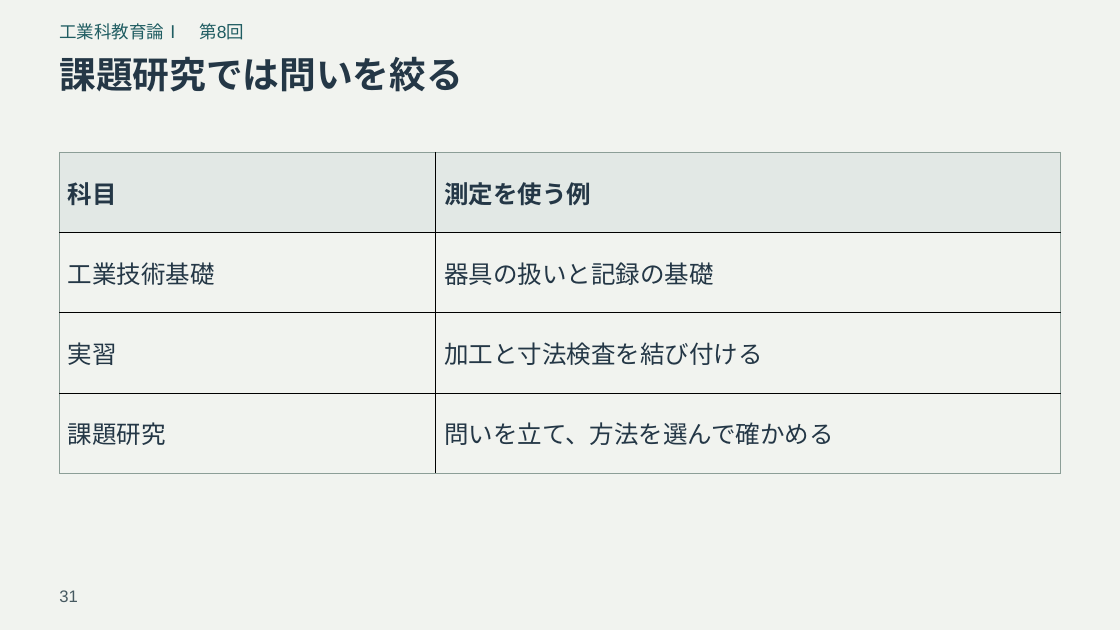
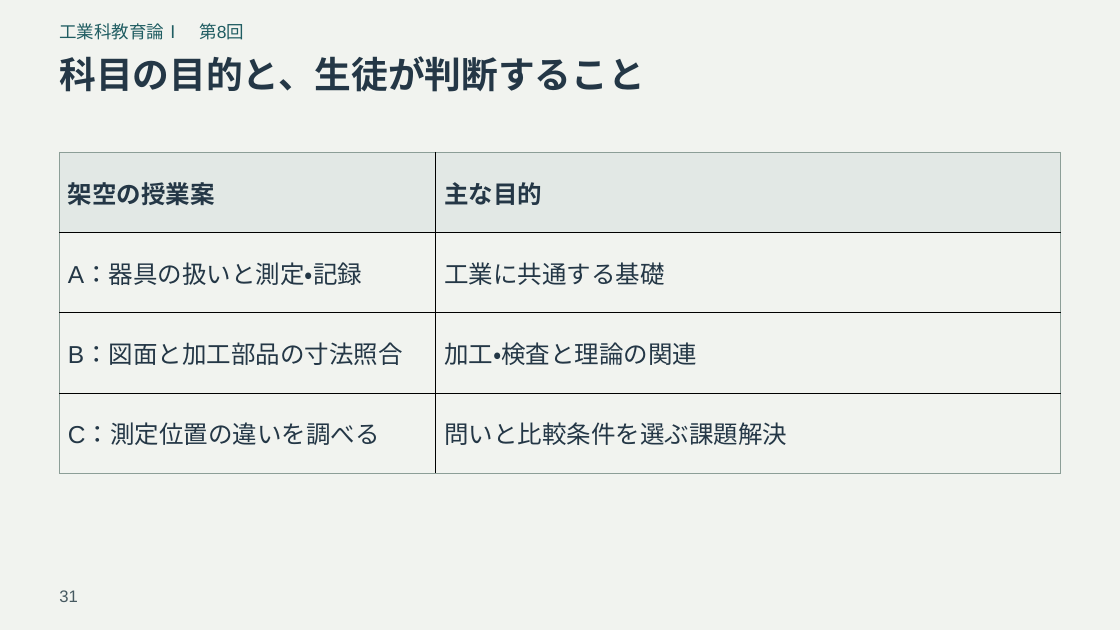
Before and after one commit to zooc-14calbp/industrial-education-i, a slide deck: slide 31 of reorganized/20261105/expanded/slides.pptx. Drawn at 1120x630 pixels with LibreOffice and Linux fonts; fonts in the diff are those of the drawing. Boxes give left, top, right and bottom in pixels: in the first picture for what was removed or moved away, otherwise in the second. Text is boxed around its words. In the diff, an @@ line names an element or a change of style, - is before the commit and + after.

```diff
--- a/reorganized/20261105/expanded/slides.pptx
+++ b/reorganized/20261105/expanded/slides.pptx
@@ title at (x1=59, y1=56, x2=644, y2=92): text changed @@
-課題研究では問いを絞る
+科目の目的と、生徒が判断すること
@@ table at (x1=60, y1=152, x2=1061, y2=473) @@
-row 1, column 1: 科目
+row 1, column 1: 架空の授業案
-row 1, column 2: 測定を使う例
+row 1, column 2: 主な目的
-row 2, column 1: 工業技術基礎
+row 2, column 1: A：器具の扱いと測定・記録
-row 2, column 2: 器具の扱いと記録の基礎
+row 2, column 2: 工業に共通する基礎
-row 3, column 1: 実習
+row 3, column 1: B：図面と加工部品の寸法照合
-row 3, column 2: 加工と寸法検査を結び付ける
+row 3, column 2: 加工・検査と理論の関連
-row 4, column 1: 課題研究
+row 4, column 1: C：測定位置の違いを調べる
-row 4, column 2: 問いを立て、方法を選んで確かめる
+row 4, column 2: 問いと比較条件を選ぶ課題解決
```
Also in this commit, not shown: 7 other slides changed, 12 other files.
